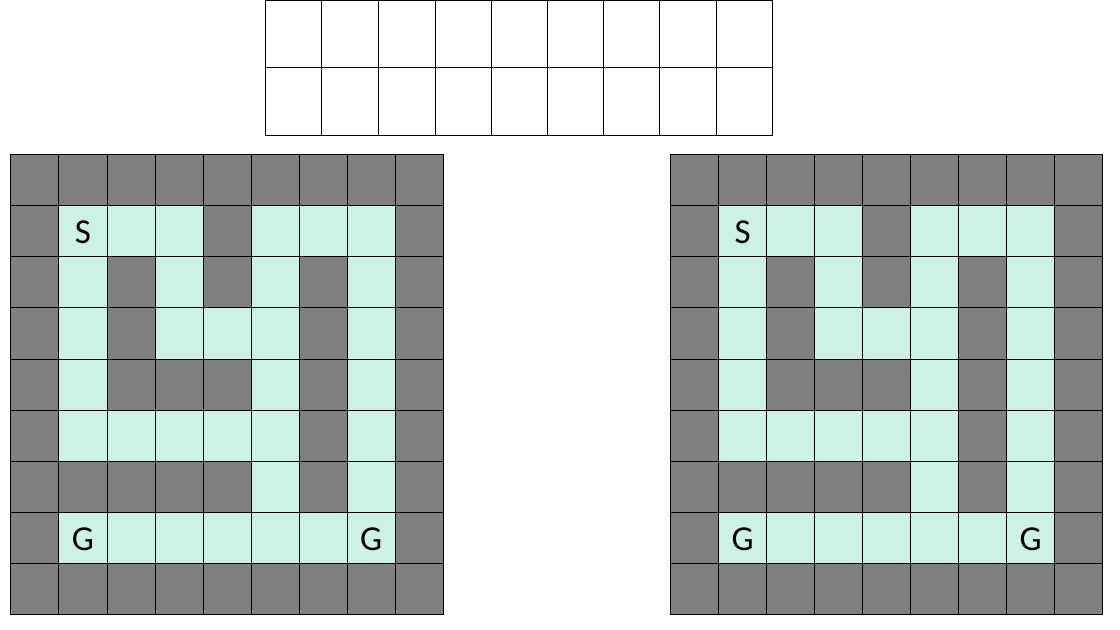
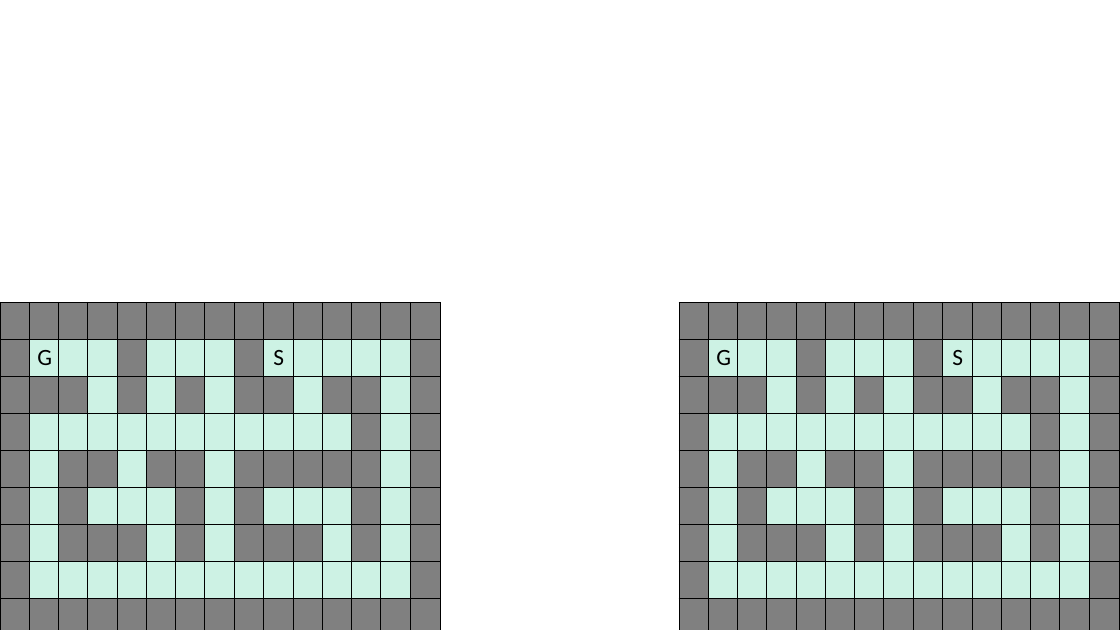
Before and after one commit to BSF0124/Brain-Control, a slide deck: slide 13 of etc/레벨디자인.pptx (slide 12 before the commit). Drawn at 1120x630 pixels with LibreOffice and Linux fonts; fonts in the diff are those of the drawing. Boxes give left, top, right and bottom in pixels: in the first picture for what was removed or moved away, otherwise in the second. Text is boxed around its words. In the diff, an @@ line names an element or a change of style, - is before the commit and + after.

```diff
--- a/etc/레벨디자인.pptx
+++ b/etc/레벨디자인.pptx
@@ table removed at [266,0,776,135], 2 rows, 9 columns @@
- |  |  |  |  |  |  |  | 
- |  |  |  |  |  |  |  | 
@@ table at [0,302,446,630] @@
-column 2, row 2: S
+column 2, row 2: G
-column 2, row 8: G
+column 2, row 8: 
-column 8:  |  |  |  |  |  |  | G | 
+column 9:  |  |  |  |  |  |  |  | 
+column 10:  | S |  |  |  |  |  |  | 
+column 11:  |  |  |  |  |  |  |  | 
+column 12:  |  |  |  |  |  |  |  | 
+column 13:  |  |  |  |  |  |  |  | 
+column 14:  |  |  |  |  |  |  |  | 
+column 15:  |  |  |  |  |  |  |  | 
@@ table: place and size @@
-table at [11,155,443,615]
+table at [0,302,446,630]
@@ table at [679,302,1120,630] @@
-column 2, row 2: S
+column 2, row 2: G
-column 2, row 8: G
+column 2, row 8: 
-column 8:  |  |  |  |  |  |  | G | 
+column 9:  |  |  |  |  |  |  |  | 
+column 10:  | S |  |  |  |  |  |  | 
+column 11:  |  |  |  |  |  |  |  | 
+column 12:  |  |  |  |  |  |  |  | 
+column 13:  |  |  |  |  |  |  |  | 
+column 14:  |  |  |  |  |  |  |  | 
+column 15:  |  |  |  |  |  |  |  | 
@@ table: place and size @@
-table at [670,155,1102,615]
+table at [679,302,1120,630]
```
Also in this commit, not shown: 1 slide added, 12 other files.
